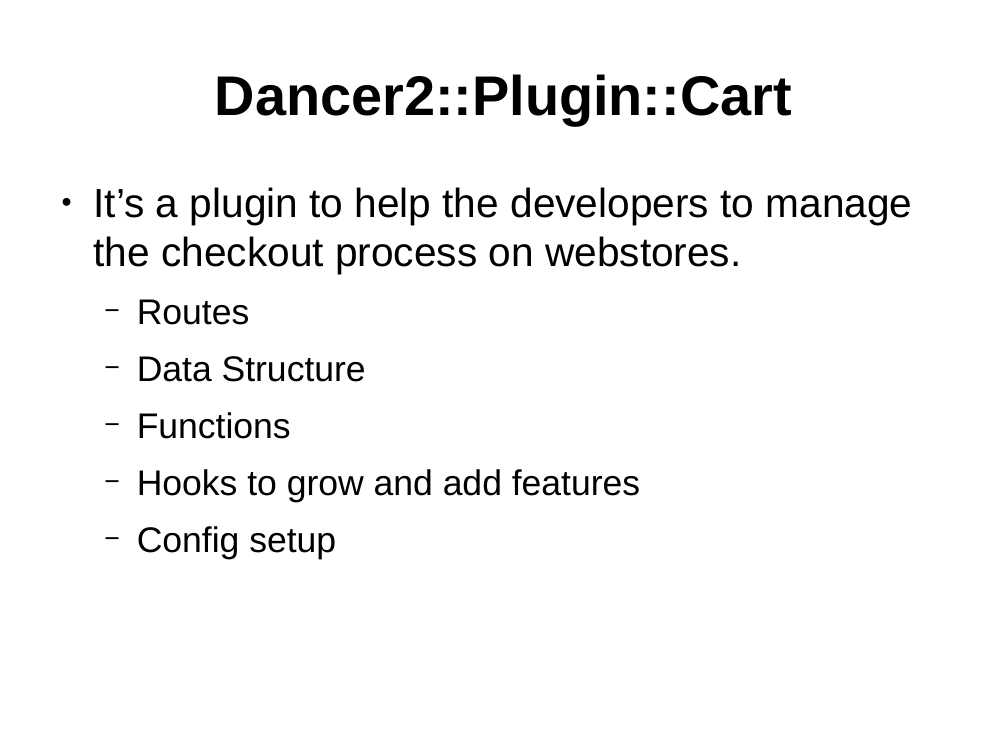
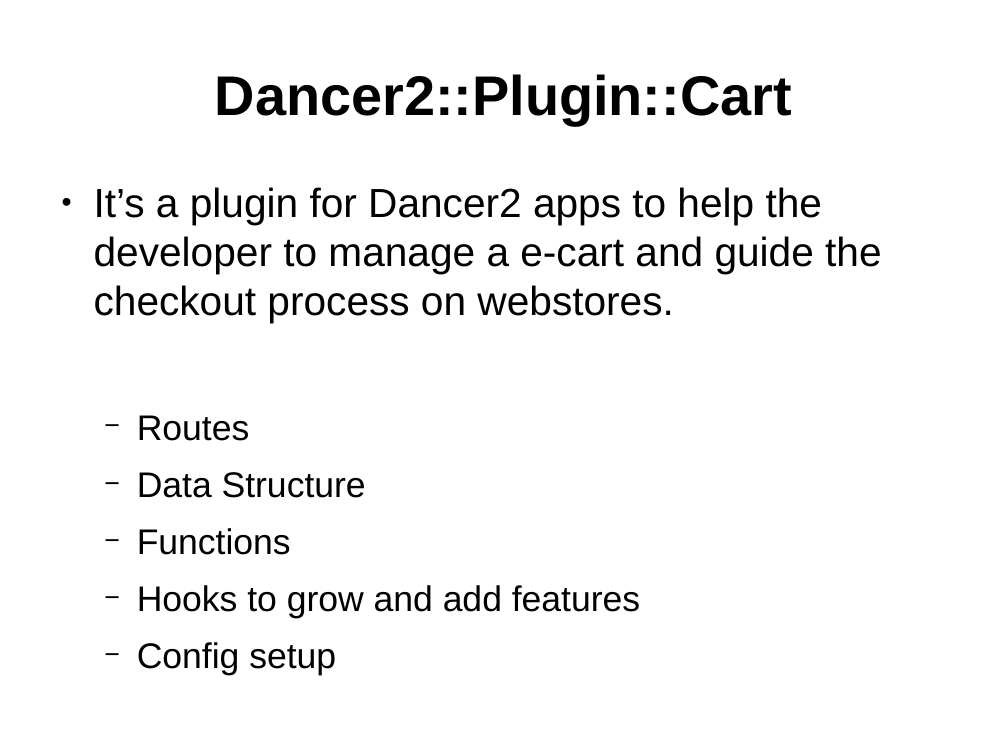
Before and after one commit to ramortegui/talks, a slide deck: slide 13 of porting-perl-package-to-elixir.odp (slide 14 before the commit). Drawn at 1008x756 pixels with LibreOffice and Linux fonts; fonts in the diff are those of the drawing. Boxes give left, top, right and bottom in pixels: in the first picture for what was removed or moved away, otherwise in the second. Text is boxed around its words. In the diff, an @@ line names an element or a change of style, - is before the commit and + after.

Commit message:
Remove middleware as a need to be productive. Update tree map of ec_cart module structure.

```diff
--- a/porting-perl-package-to-elixir.odp
+++ b/porting-perl-package-to-elixir.odp
@@ text at [94,187,881,322]: text changed @@
-● It’s a plugin to help the developers to manage the checkout process on webstores.
+● It’s a plugin for Dancer2 apps to help the developer to manage a e-cart and guide the checkout process on webstores.
```
Also in this commit, not shown: 10 other slides changed, 1 slide added, 2 slides removed.
